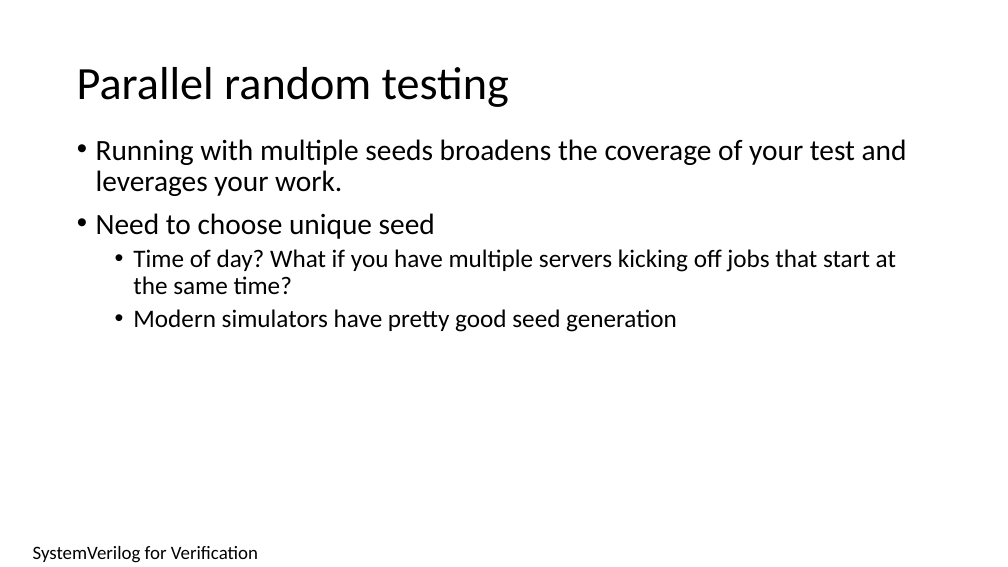
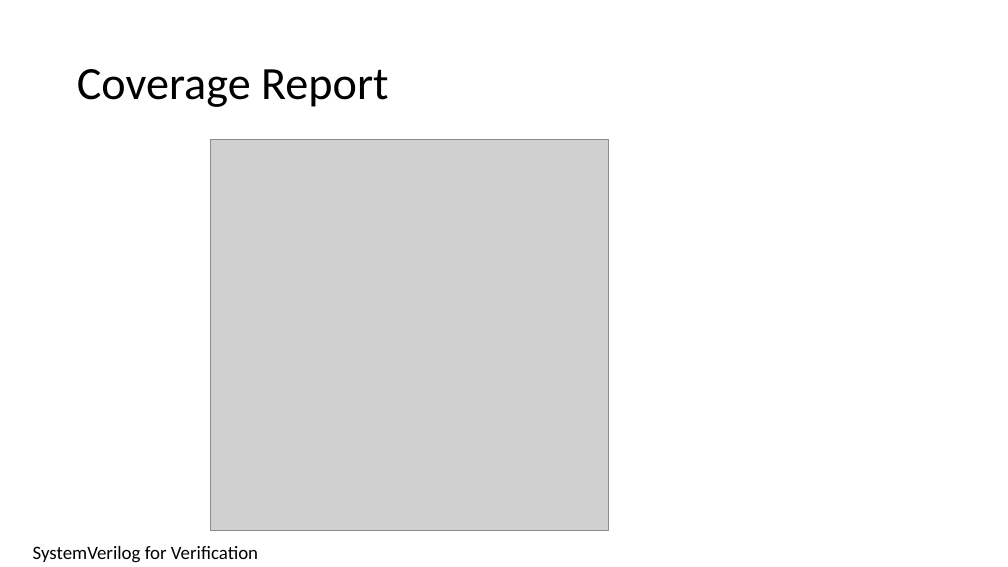
Before and after one commit to isomoye/EEGR471, a slide deck: slide 37 of sections/Segment_6.pptm (slide 27 before the commit). Drawn at 1008x567 pixels with LibreOffice and Linux fonts; fonts in the diff are those of the drawing; grey boxes stand for pictures. Boxes give left, top, right and bottom in pixels: in the first picture for what was removed or moved away, otherwise in the second. Text is boxed around its words. In the diff, an @@ line names an element or a change of style, - is before the commit and + after.

```diff
--- a/sections/Segment_6.pptm
+++ b/sections/Segment_6.pptm
@@ title at <box>77,69,388,107</box>: text changed @@
-Parallel random testing
+Coverage Report
@@ text removed at <box>96,139,907,332</box> @@
-• Running with multiple seeds broadens the coverage of your test and leverages your work.
-• Need to choose unique seed
-  • Time of day? What if you have multiple servers kicking off jobs that start at the same time?
-  • Modern simulators have pretty good seed generation
@@ picture added at <box>210,140,609,531</box> @@
```
Also in this commit, not shown: 2 other slides changed, 67 slides added, 24 slides removed, 6 other files.
